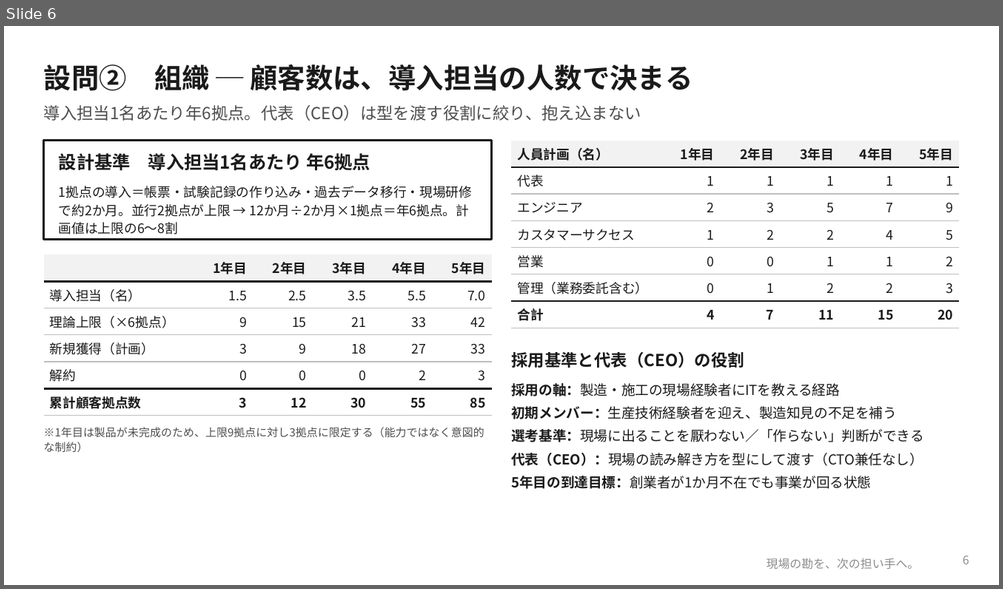
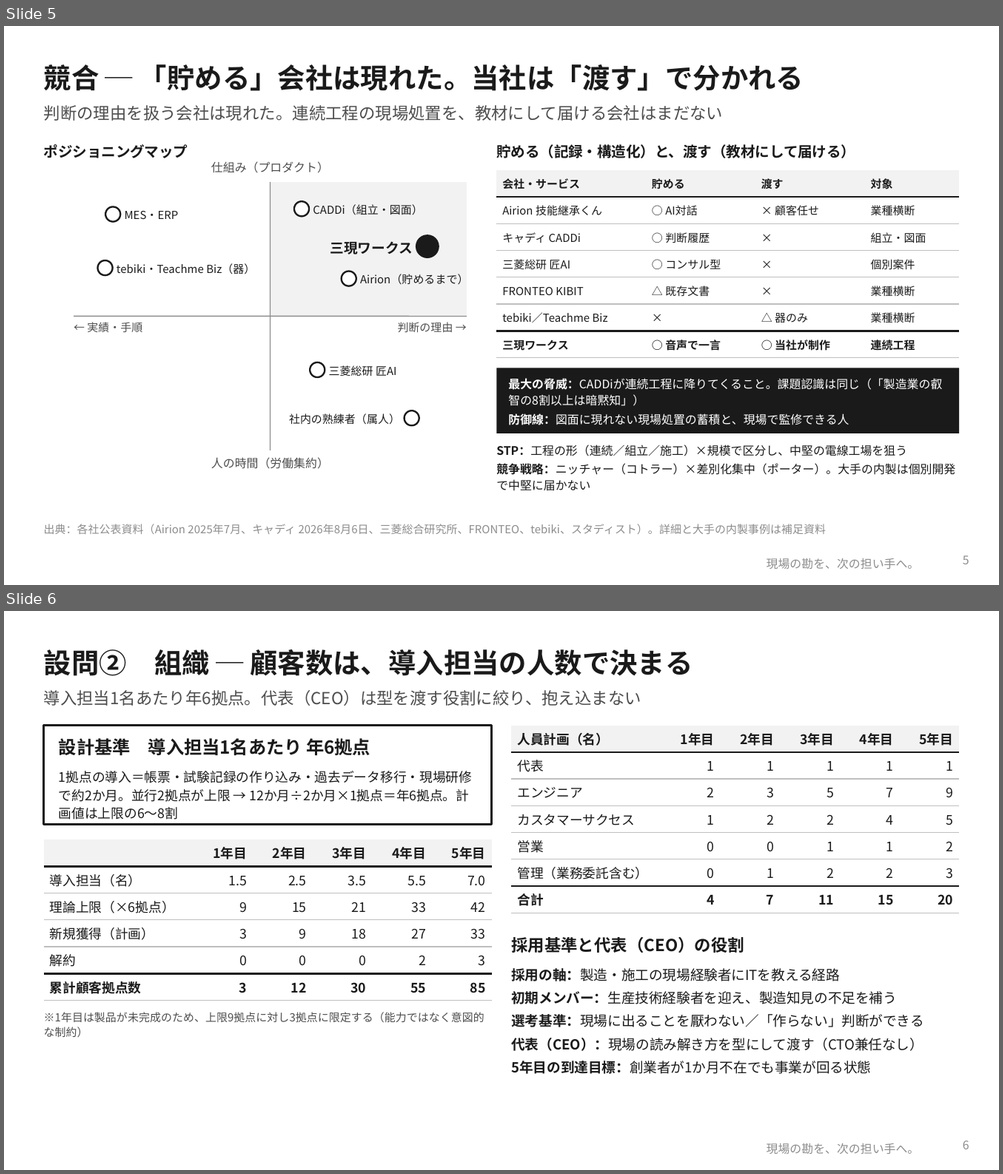
Before and after one commit to SEITOSHIKI/-ai-commute-audio-, a slide deck: deck/セルフマネジメント課題_事業構想プレゼン.pptx. Shown one above the other, each under a label of ours: slide 6 before the commit, slides 5 and 6 after it. The pictures are 1003x589 and 1003x1174 pixels, drawn with LibreOffice and Linux fonts; fonts in the diff are those of the drawing; background and template pictures are left out. Boxes give left, top, right and bottom in pixels: in the first picture for what was removed or moved away, otherwise in the second. Text is boxed around its words. In the diff, an @@ line names an element or a change of style, - is before the commit and + after.

```diff
--- a/deck/セルフマネジメント課題_事業構想プレゼン.pptx
+++ b/deck/セルフマネジメント課題_事業構想プレゼン.pptx
@@ slide 5 added at <box>4,26,999,585</box>, background #FFFFFF; not listed: 1 template element that a slide beside it also shows @@
@@ text added at <box>44,64,803,91</box>, 20 pt, text #1A1A1A, bold @@
+競合 ─ 「貯める」会社は現れた。当社は「渡す」で分かれる
@@ text added at <box>44,105,723,121</box>, 12 pt, text #4D4D4D @@
+判断の理由を扱う会社は現れた。連続工程の現場処置を、教材にして届ける会社はまだない
@@ text added at <box>44,144,188,158</box>, 10.5 pt, text #1A1A1A, bold @@
+ポジショニングマップ
@@ text added at <box>496,144,855,158</box>, 10.5 pt, text #1A1A1A, bold @@
+貯める（記録・構造化）と、渡す（教材にして届ける）
@@ text added at <box>211,161,329,173</box>, 8.5 pt, text #4D4D4D @@
+仕組み（プロダクト）
@@ table added at <box>496,170,959,354</box>, 7 rows, 4 columns @@
+会社・サービス | 貯める | 渡す | 対象
+Airion 技能継承くん | ○ AI対話 | × 顧客任せ | 業種横断
+キャディ CADDi | ○ 判断履歴 | × | 組立・図面
+三菱総研 匠AI | ○ コンサル型 | × | 個別案件
+FRONTEO KIBIT | △ 既存文書 | × | 業種横断
+tebiki／Teachme Biz | × | △ 器のみ | 業種横断
+三現ワークス | ○ 音声で一言 | ○ 当社が制作 | 連続工程
@@ rectangle added at <box>270,182,466,316</box>, fill #F2F2F2 @@
@@ line added from (270, 182) to (270, 451), #8C8C8C 0.75 pt @@
@@ ellipse added at <box>294,201,310,216</box>, fill #FFFFFF, outline #1A1A1A 1.25 pt @@
@@ ellipse added at <box>105,207,120,222</box>, fill #FFFFFF, outline #1A1A1A 1.25 pt @@
@@ text added at <box>125,211,179,219</box>, 8 pt, text #1A1A1A @@
+MES・ERP
@@ text added at <box>313,204,422,215</box>, 8 pt, text #1A1A1A @@
+CADDi（組立・図面）
@@ text added at <box>330,241,412,255</box>, 10 pt, text #1A1A1A, bold @@
+三現ワークス
@@ ellipse added at <box>415,236,438,258</box>, fill #1A1A1A, outline #1A1A1A 1.25 pt @@
@@ ellipse added at <box>97,261,112,275</box>, fill #FFFFFF, outline #1A1A1A 1.25 pt @@
@@ text added at <box>116,264,255,275</box>, 8 pt, text #1A1A1A @@
+tebiki・Teachme Biz（器）
@@ ellipse added at <box>341,272,356,286</box>, fill #FFFFFF, outline #1A1A1A 1.25 pt @@
@@ text added at <box>360,274,468,284</box>, 8 pt, text #1A1A1A @@
+Airion（貯めるまで）
@@ line added from (74, 316) to (466, 316), #8C8C8C 0.75 pt @@
@@ text added at <box>87,322,142,332</box>, 8 pt, text #4D4D4D @@
+← 実績・手順
@@ text added at <box>398,322,453,332</box>, 8 pt, text #4D4D4D @@
+判断の理由 →
@@ ellipse added at <box>310,362,324,377</box>, fill #FFFFFF, outline #1A1A1A 1.25 pt @@
@@ text added at <box>329,366,396,377</box>, 8 pt, text #1A1A1A @@
+三菱総研 匠AI
@@ rectangle added at <box>496,368,959,434</box>, fill #1A1A1A @@
@@ text added at <box>508,378,942,426</box>, 8.5 pt, text #FFFFFF @@
+最大の脅威：CADDiが連続工程に降りてくること。課題認識は同じ（「製造業の叡智の8割以上は暗黙知」）
+防御線：図面に現れない現場処置の蓄積と、現場で監修できる人
@@ text added at <box>289,414,400,425</box>, 8 pt, text #1A1A1A @@
+社内の熟練者（属人）
@@ ellipse added at <box>404,411,418,426</box>, fill #FFFFFF, outline #1A1A1A 1.25 pt @@
@@ text added at <box>496,445,955,491</box>, 8.5 pt, text #1A1A1A @@
+STP：工程の形（連続／組立／施工）×規模で区分し、中堅の電線工場を狙う
+競争戦略：ニッチャー（コトラー）×差別化集中（ポーター）。大手の内製は個別開発で中堅に届かない
@@ text added at <box>211,457,329,469</box>, 8.5 pt, text #4D4D4D @@
+人の時間（労働集約）
@@ text added at <box>44,524,825,534</box>, 8 pt, text #8C8C8C @@
+出典：各社公表資料（Airion 2025年7月、キャディ 2026年8月6日、三菱総合研究所、FRONTEO、tebiki、スタディスト）。詳細と大手の内製事例は補足資料
@@ page number added at <box>962,556,969,565</box>, 8.5 pt, text #8C8C8C @@
+5
```
Also in this commit, not shown: 4 slides changed, 1 slide removed, 4 other files.
